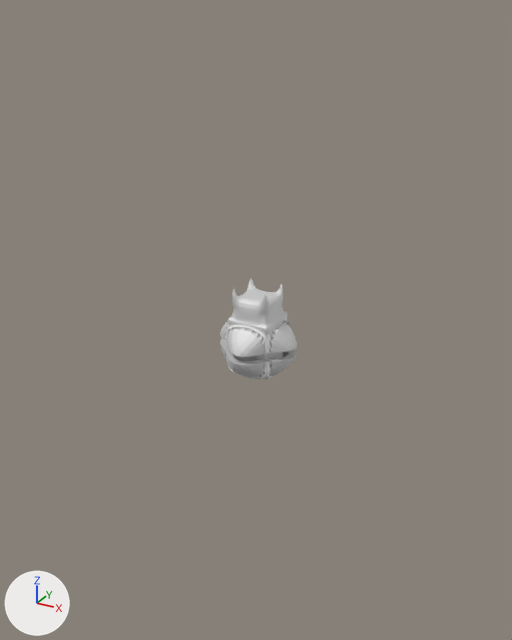
A saved change to the FBX model Assets/Custom Assets/Models/wall/wallcap.fbx.
Rendered twice from a 50 mm camera at (12.4, -22.6, 24.1) aimed at (-0.2, 0.3, 12.6). The lights are fixed; the arrows at lower left show +X, +Y and +Z. Where no turn or scale is listed for an object, it has been applied to the vertices.

The first picture shows 'uncapped cap'.
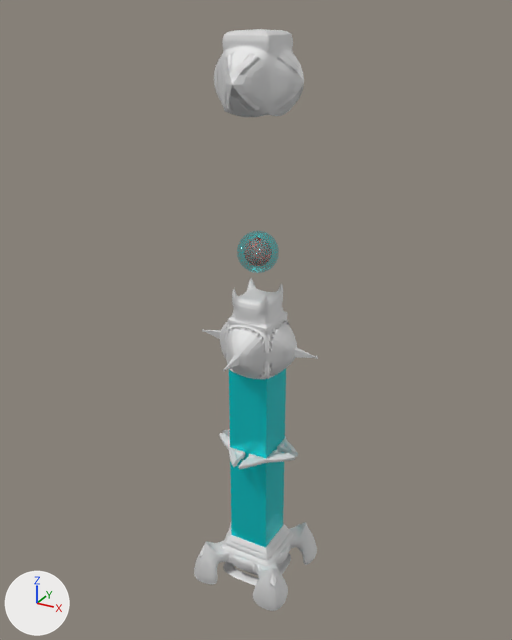
What differs and where, as boxes [x1, y1, x2, y2] in the pictures (512 x 640 px):
'beam', added (cyan): after [229, 369, 286, 548]
'capped cap', added: after [214, 29, 304, 117]
'rotator', added: after [194, 522, 317, 611]
'outerorb', added: after [237, 231, 279, 273]
'base', added: after [221, 524, 293, 576]
'attach', added: after [202, 320, 318, 371]
'levitator1', added: after [223, 553, 291, 586]
'middle7a', added: after [239, 454, 266, 469]
'middle1', added: after [266, 449, 295, 463]
'middle7', added: after [229, 447, 245, 467]
'middle1a', added: after [277, 438, 298, 457]
'middle5a', added: after [219, 433, 230, 450]

The change in detail:
Material 'beamaterial' (mat_beamaterial) is new.
Its base color is (0.00462, 0.778, 0.8) (cyan #0fe4e7).
Its metallic is 0.5.
Its roughness is 0.0.
Material 'light' (mat_light) is new.
Its base color is (0.8, 0.8, 0.8) (white #e7e7e7).
Its roughness is 0.4.
Material 'orbaterial' (mat_orbaterial) is new.
Its base color is (0.00462, 0.778, 0.8) (cyan #0fe4e7).
Its metallic is 1.0.
Its roughness is 0.0.
Its alpha is 0.408.
Mesh me_beam is new.
It is a box spanning x -0.87..0.87, y -0.85..0.85, z -4.2..4.2.
It uses material mat_beamaterial (its picture is missing).
Mesh me_levitator1 is new.
It has 192 vertices, 192 faces and spans x -1.36..1.36, y -1.36..1.36, z -0.15..0.14.
It uses material mat_light (white #e7e7e7).
Mesh me_rotator is new.
It has 3220 vertices, 3276 faces and spans x -2.28..2.19, y -2.24..2.23, z -1.03..1.03.
It uses material mat_wallfirst (its picture is missing).
Mesh me_middle7 is new.
It has 143 vertices, 169 faces and spans x -0.9..-0.134, y -0.587..0.434, z -0.178..0.178.
It uses material mat_wallfirst (its picture is missing).
Mesh me_attach is new.
It has 3172 vertices, 3220 faces and spans x -2.63..2.63, y -2.63..2.63, z -0.19..0.18.
It uses material mat_wallfirst (its picture is missing).
Mesh me_middle7_001 is new.
It has 143 vertices, 169 faces and spans x 0.134..0.9, y -0.587..0.434, z -0.178..0.178.
It uses material mat_wallfirst (its picture is missing).
Mesh me_middle1 is new.
It has 143 vertices, 169 faces and spans x -0.434..0.587, y -0.9..-0.134, z -0.178..0.178.
It uses material mat_wallfirst (its picture is missing).
Mesh me_capped_cap is new.
It has 1474 vertices, 1527 faces and spans x -1.75..1.75, y -1.75..1.75, z -1.44..1.33.
It uses material mat_wallfirst (its picture is missing).
Mesh me_middle5_001 is new.
It has 143 vertices, 169 faces and spans x -0.587..0.434, y -0.9..-0.134, z -0.178..0.178.
It uses material mat_wallfirst (its picture is missing).
Mesh me_middle1_001 is new.
It has 143 vertices, 169 faces and spans x -0.434..0.587, y 0.134..0.9, z -0.178..0.178.
It uses material mat_wallfirst (its picture is missing).
Mesh me_base is new.
It has 2833 vertices, 2861 faces and spans x -1.31..1.31, y -1.31..1.31, z -1.15..0.77.
It uses material mat_wallfirst (its picture is missing).
Mesh me_outerorb is new.
It has 164 vertices, 324 faces and spans x -0.8..0.79, y -0.8..0.8, z -0.83..0.77.
It uses material mat_orbaterial (its picture is missing).
Object 'beam' (ob_beam) is new; it shows me_beam.
Its location is (0.0, 0.0, 6.57).
Object 'levitator1' (ob_levitator1) is new; it shows me_levitator1.
Its location is (0.0, 0.0, 0.5).
Object 'rotator' (ob_rotator) is new; it shows me_rotator.
Its location is (0.0, 0.0, 1.21).
Object 'middle7' (ob_middle7) is new; it shows me_middle7.
Its location is (0.0, -1.27, 6.94).
Object 'attach' (ob_attach) is new; it shows me_attach.
Its location is (0.0, 0.0, 11.74).
Object 'middle7a' (ob_middle7a) is new; it shows me_middle7_001.
Its location is (0.0, -1.27, 6.94).
Object 'middle1' (ob_middle1) is new; it shows me_middle1.
Its location is (1.27, 0.0, 6.94).
Object 'capped cap' (ob_capped_cap) is new; it shows me_capped_cap.
Its location is (0.0, 0.0, 22.09).
Object 'middle5a' (ob_middle5a) is new; it shows me_middle5_001.
Its location is (-1.27, 0.0, 6.94).
Object 'middle1a' (ob_middle1a) is new; it shows me_middle1_001.
Its location is (1.27, 0.0, 6.94).
Object 'base' (ob_base) is new; it shows me_base.
Its location is (0.0, 0.0, 1.6).
Object 'outerorb' (ob_outerorb) is new; it shows me_outerorb.
Its location is (0.01, 0.0, 15.63).
